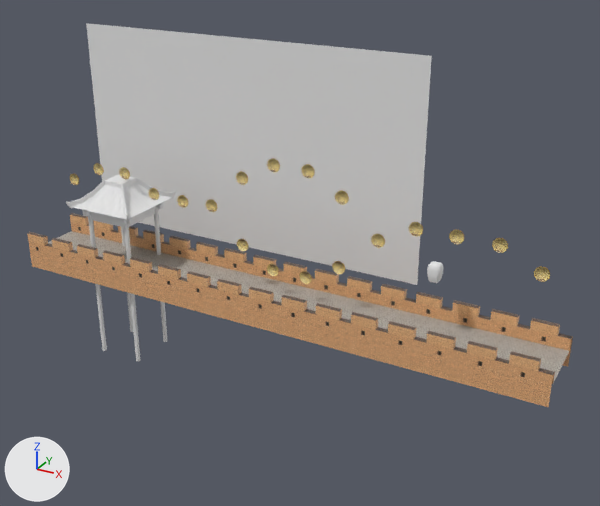
What one commit did to the Blender file Modelli/gioco/scenatest.blend.
Rendered twice from a 50 mm lens placed at (74.9, -70.8, 41.2), pointed at (33.3, 4.9, 3.3). Every picture has the same lights, and +X, +Y and +Z are marked at lower left.

The first picture shows 'Plane', 'moneta.002', 'moneta.004', 'moneta.005', 'moneta.006', 'moneta.007', 'moneta.008', 'moneta.009', 'moneta.010', 'moneta.015', 'moneta.016', 'moneta.017', 'moneta.018', 'muro', 'tempio'.
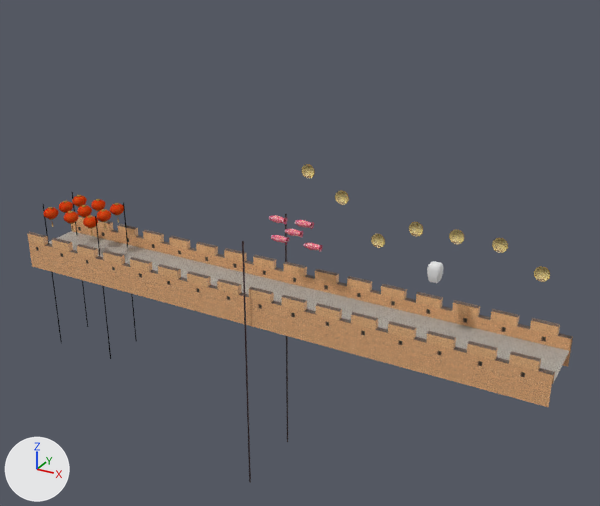
Pixel boxes (x1, y1, x2, y2) of what changed, in the pictures (600 x 506 px):
'Plane', deleted: before (86, 23, 432, 285)
'tempio', deleted: before (66, 174, 176, 362)
'lanterne', added (orange): after (43, 192, 137, 359)
'aquilone', added: after (242, 214, 322, 482)
'moneta.004', deleted: before (267, 158, 280, 172)
'moneta.015', deleted: before (332, 261, 345, 274)
'moneta.005', deleted: before (236, 171, 248, 185)
'moneta.016', deleted: before (299, 271, 312, 284)
'moneta.017', deleted: before (267, 263, 279, 276)
'moneta.006', deleted: before (206, 199, 217, 212)
'moneta.018', deleted: before (237, 239, 248, 251)
'moneta.007', deleted: before (177, 195, 188, 208)
'moneta.009', deleted: before (119, 167, 130, 180)
'moneta.008', deleted: before (149, 188, 159, 200)
'moneta.010', deleted: before (93, 163, 104, 175)
'moneta.002', deleted: before (70, 173, 79, 185)

Edits to the bpy script that builds the scene:
```text
Remove ob_plane:
    ob_plane = bpy.data.objects.new('Plane', me_plane)
Remove ob_moneta_018:
    ob_moneta_018 = bpy.data.objects.new('moneta.018', me_circle_018)
Remove ob_moneta_017:
    ob_moneta_017 = bpy.data.objects.new('moneta.017', me_circle_017)
Remove ob_moneta_016:
    ob_moneta_016 = bpy.data.objects.new('moneta.016', me_circle_007)
Remove ob_moneta_015:
    ob_moneta_015 = bpy.data.objects.new('moneta.015', me_circle_005)
Remove ob_moneta_010:
    ob_moneta_010 = bpy.data.objects.new('moneta.010', me_circle_012)
Remove ob_moneta_009:
    ob_moneta_009 = bpy.data.objects.new('moneta.009', me_circle_011)
Remove ob_moneta_008:
    ob_moneta_008 = bpy.data.objects.new('moneta.008', me_circle_010)
Remove ob_moneta_007:
    ob_moneta_007 = bpy.data.objects.new('moneta.007', me_circle_009)
Remove ob_moneta_006:
    ob_moneta_006 = bpy.data.objects.new('moneta.006', me_circle_008)
Remove ob_moneta_005:
    ob_moneta_005 = bpy.data.objects.new('moneta.005', me_circle_006)
Remove ob_moneta_004:
    ob_moneta_004 = bpy.data.objects.new('moneta.004', me_circle_004)
Remove ob_moneta_002:
    ob_moneta_002 = bpy.data.objects.new('moneta.002', me_circle_002)
Remove ob_tempio:
    ob_tempio = bpy.data.objects.new('tempio', me_tempio_angolitetto_003)
Add ob_lanterne:
    ob_lanterne = bpy.data.objects.new('lanterne', me_sphere_002)  # 2161 vertices, 1950 faces, 252 loose edges; spans x -1.0..28.9, y -11.6..11.5, z -54.8..5.8; in mat_m_lanterna_002 (picture img_lanterna_txt_png_005)
    ob_lanterne.location = (2.0, 0.0, 4.2)
    ob_lanterne.scale = (0.281, 0.295, 0.319)
Add ob_aquilone:
    ob_aquilone = bpy.data.objects.new('aquilone', me_cylinder_001)  # 436 vertices, 332 faces, 18 loose edges; spans x -42.0..5.0, y -20.2..7.1, z -8.8..0.5; in mat_aquilone_png (picture img_aquilone_png)
    ob_aquilone.location = (32.1, 0.0, 6.0)
    ob_aquilone.rotation_euler = (1.571, -1.238, 4.712)  # degrees (90, -71, 270)
    ob_aquilone.scale = (0.682, 0.682, 0.682)
```
